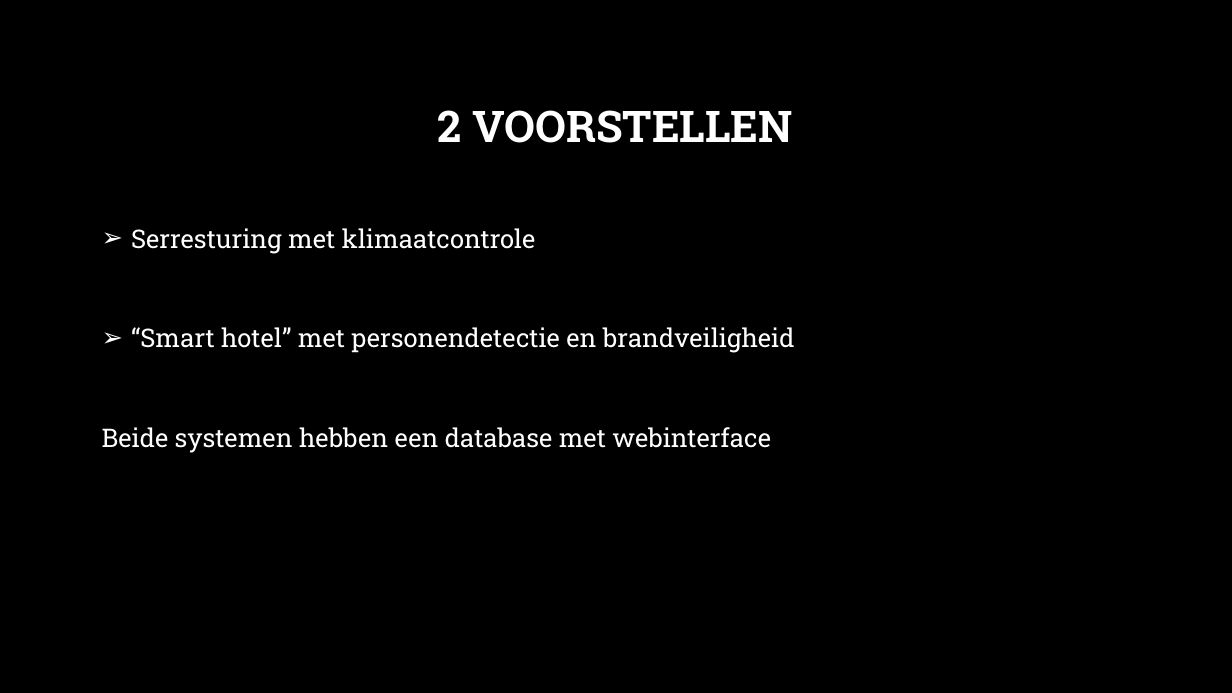
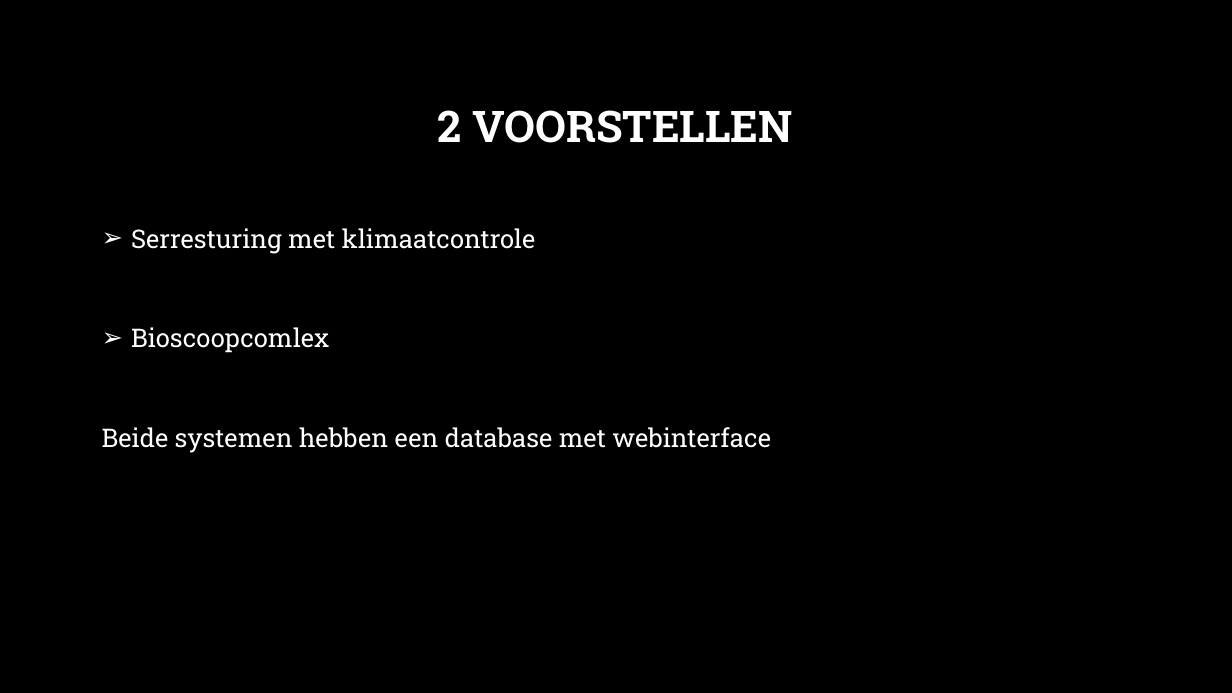
Before and after one commit to Koffiejoe/IA-EnOcean, a slide deck: slide 2 of Presentaties/1Projectvoorstel/Projectvoorstel.pptx. Drawn at 1232x693 pixels with LibreOffice and Linux fonts; fonts in the diff are those of the drawing; background and template pictures are left out. Boxes give left, top, right and bottom in pixels: in the first picture for what was removed or moved away, otherwise in the second. Text is boxed around its words. In the diff, an @@ line names an element or a change of style, - is before the commit and + after.

Commit message:
Edited all based on input Stukken
still wip, hotel veranderd naar bioscoopcomplex

```diff
--- a/Presentaties/1Projectvoorstel/Projectvoorstel.pptx
+++ b/Presentaties/1Projectvoorstel/Projectvoorstel.pptx
@@ text at [131,327,329,353]: text changed @@
-➢ “Smart hotel” met personendetectie en brandveiligheid
+➢ Bioscoopcomlex
```
Also in this commit, not shown: 4 other slides changed, 5 other files.
